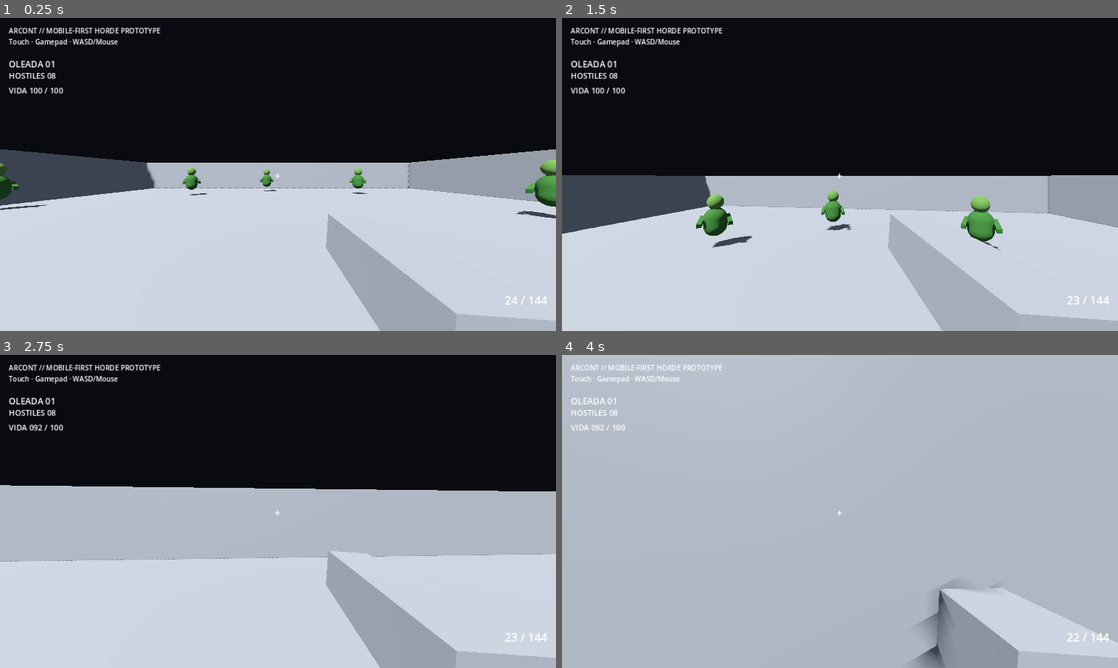
Above: before the commit, frames 1-4 (two rows, left to right).
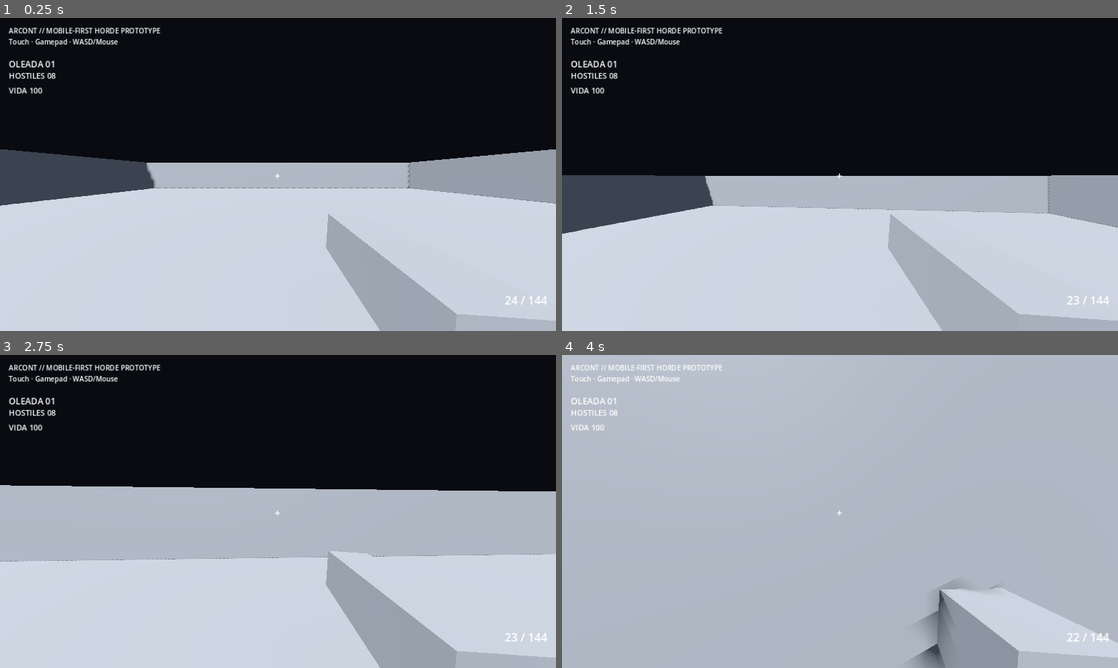
Above: after the commit, the same moments.

Repository: heliossamuelhernandezreyes/Arcont
Game: Godot game, scene res://scenes/main.tscn
Same seed, same stepped clock (60 frames per second), same inputs: the game is played once before the commit and once after it.
Inputs (mouse positions are in pixels of both pictures, inside the frame that each line leads up to):
- Up to frame 1 (0.25 s): no input
- Up to frame 2 (1.5 s): move the mouse to (867, 174) at 0.52 s; hold Shift (sprint) 0.53-1.28 s; hold W (move_forward) from 0.53 s (still down); click (867, 174) at 0.67 s; tap Space (jump) at 0.77 s; move the mouse to (812, 174) at 1.27 s; tap Shift (sprint) at 1.35 s
- Up to frame 3 (2.75 s): keep holding W (move_forward); tap Space (jump) at 1.52 s; move the mouse to (289, 505) at 2.02 s; hold Shift (sprint) from 2.03 s (still down)
- Up to frame 4 (4 s): keep holding W (move_forward); move the mouse to (834, 517) at 2.77 s; release Shift (sprint) at 2.78 s; tap Shift (sprint) at 2.85 s; click (834, 517) at 2.92 s; tap Space (jump) at 3.02, 3.77 s; move the mouse to (878, 514) at 3.52 s; hold Shift (sprint) from 3.53 s (still down)

The runs differ from the first frame. In frame 1, 1.2% of the frame differs, in the area x 0-100%, y 22-64%; in frame 2, 1.6%, in the area x 8-80%, y 22-75%; in frame 3, less than 0.1%; in frame 4, 0.1%.
Error after the commit: Invalid access to property or key 'profile_changed' on a base object of type 'null instance'. (res://scripts/main.gd:34)

Commit message:
feat: pool enemies and apply dynamic performance profiles

Diff:
--- a/scripts/main.gd
+++ b/scripts/main.gd
@@ -13,9 +13,11 @@
 var alive := 0
 var waiting_for_next_wave := false
 var game_over := false
+var enemy_pool: Array[Node] = []
 
 @onready var player: Node3D = $Player
 @onready var weapon: Node = $Player/Head/Camera3D/Weapon
+@onready var budget: Node = $PerformanceBudget
 @onready var wave_label: Label = $HUD/Wave
 @onready var alive_label: Label = $HUD/Alive
 @onready var health_label: Label = $HUD/Health
@@ -29,6 +31,7 @@
 	player.died.connect(_on_player_died)
 	weapon.ammo_changed.connect(_on_ammo_changed)
 	weapon.reload_state_changed.connect(_on_reload_state_changed)
+	budget.profile_changed.connect(_on_performance_profile_changed)
 	_on_player_health_changed(player.health, player.max_health)
 	_on_ammo_changed(weapon.ammo_in_mag, weapon.reserve_ammo, weapon.magazine_size)
 	_start_next_wave()
@@ -46,22 +49,39 @@
 	_update_hud()
 
 func _spawn_enemy(index: int, total: int) -> void:
-	var enemy := ENEMY_SCENE.instantiate()
+	var enemy: Node
+	if enemy_pool.is_empty():
+		enemy = ENEMY_SCENE.instantiate()
+		enemy.died.connect(_on_enemy_died)
+		$Enemies.add_child(enemy)
+	else:
+		enemy = enemy_pool.pop_back()
 	var safe_total: float = maxf(float(total), 1.0)
 	var angle: float = TAU * float(index) / safe_total + randf_range(-0.18, 0.18)
 	var radius: float = spawn_radius + randf_range(-1.5, 1.5)
-	enemy.position = Vector3(cos(angle) * radius, 0.0, sin(angle) * radius)
-	enemy.died.connect(_on_enemy_died)
-	$Enemies.add_child(enemy)
+	var spawn_position := Vector3(cos(angle) * radius, 0.0, sin(angle) * radius)
+	if enemy.has_method("activate"):
+		enemy.activate(spawn_position, player, budget.ai_interval, budget.gore_parts)
+	else:
+		enemy.position = spawn_position
 
-func _on_enemy_died(_enemy: Node) -> void:
+func _on_enemy_died(enemy: Node) -> void:
 	alive = maxi(alive - 1, 0)
+	if enemy.has_method("deactivate"):
+		enemy.deactivate()
+	if not enemy_pool.has(enemy):
+		enemy_pool.append(enemy)
 	_update_hud()
 	if alive == 0 and not waiting_for_next_wave and not game_over:
 		waiting_for_next_wave = true
 		await get_tree().create_timer(time_between_waves).timeout
 		waiting_for_next_wave = false
 		_start_next_wave()
+
+func _on_performance_profile_changed(ai_interval: float, gore_parts: int) -> void:
+	for enemy in get_tree().get_nodes_in_group("enemies_active"):
+		if enemy.has_method("set_performance_profile"):
+			enemy.set_performance_profile(ai_interval, gore_parts)
 
 func _on_player_health_changed(current: float, maximum: float) -> void:
 	health_label.text = "VIDA %03d / %03d" % [roundi(current), roundi(maximum)]
